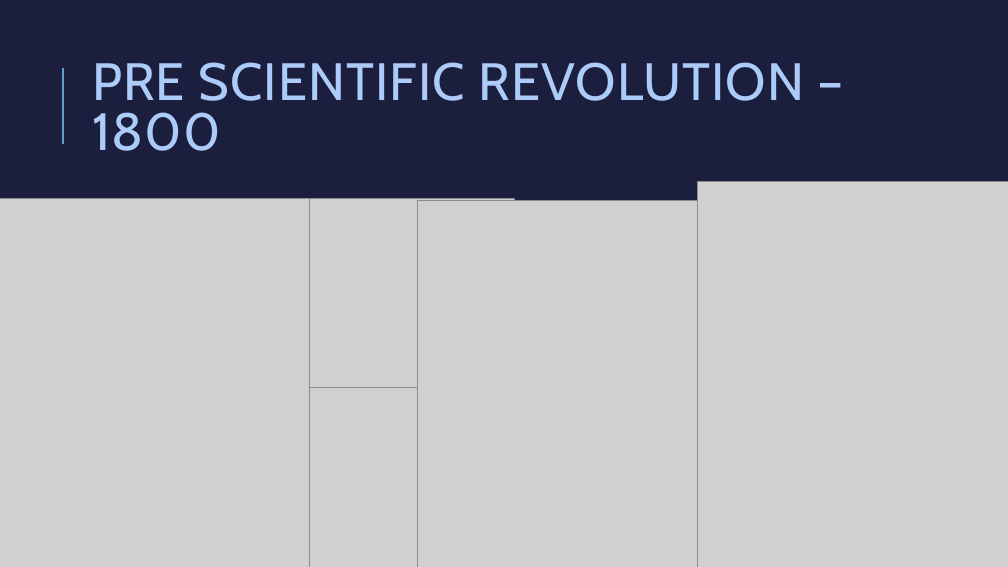
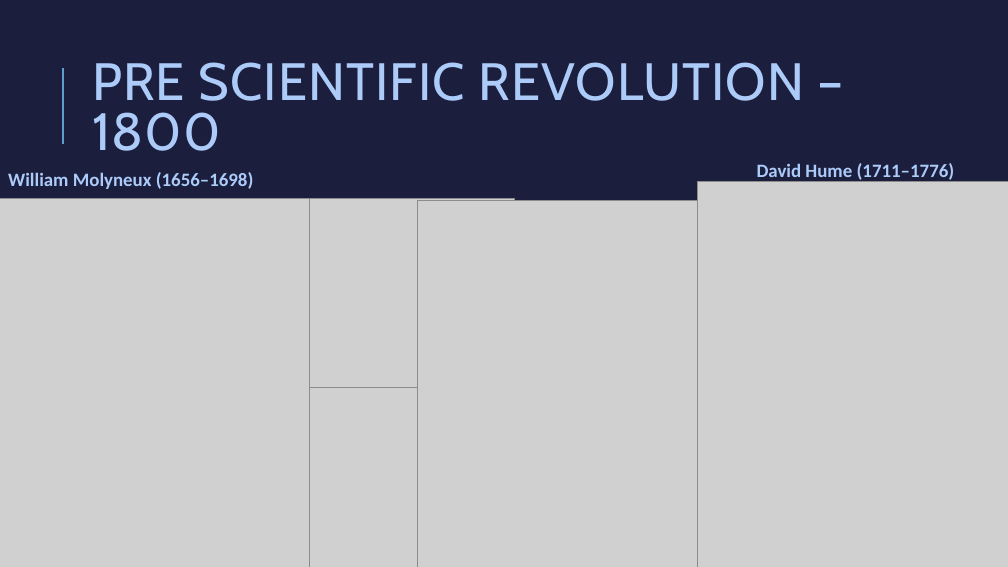
Before and after one commit to aimforbigfoot/biol5081, a slide deck: slide 10 of animalsClass/Deep History Of the field of Perception.pptx (slide 9 before the commit). Drawn at 1008x567 pixels with LibreOffice and Linux fonts; fonts in the diff are those of the drawing; grey boxes stand for pictures. Boxes give left, top, right and bottom in pixels: in the first picture for what was removed or moved away, otherwise in the second. Text is boxed around its words. In the diff, an @@ line names an element or a change of style, - is before the commit and + after.

```diff
--- a/animalsClass/Deep History Of the field of Perception.pptx
+++ b/animalsClass/Deep History Of the field of Perception.pptx
@@ text added at (8, 172, 254, 189), 18 pt, text #ACCBF9, bold @@
+William Molyneux (1656–1698)
@@ text added at (757, 163, 955, 182), 18 pt, text #ACCBF9, bold @@
+David Hume (1711–1776)
```
Also in this commit, not shown: 7 other slides changed, 1 slide added.
